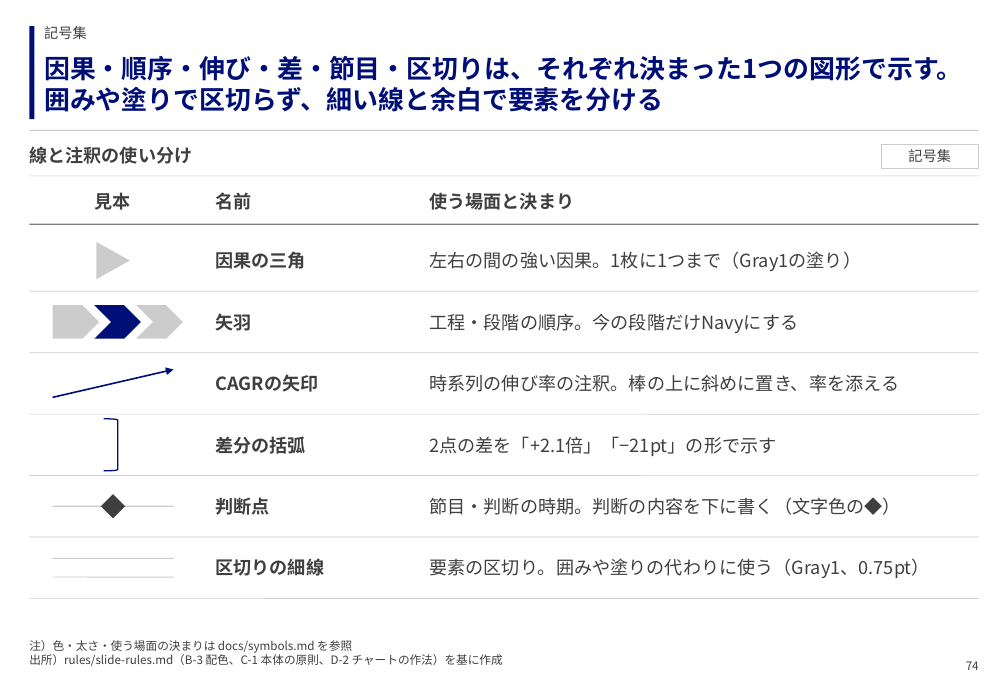
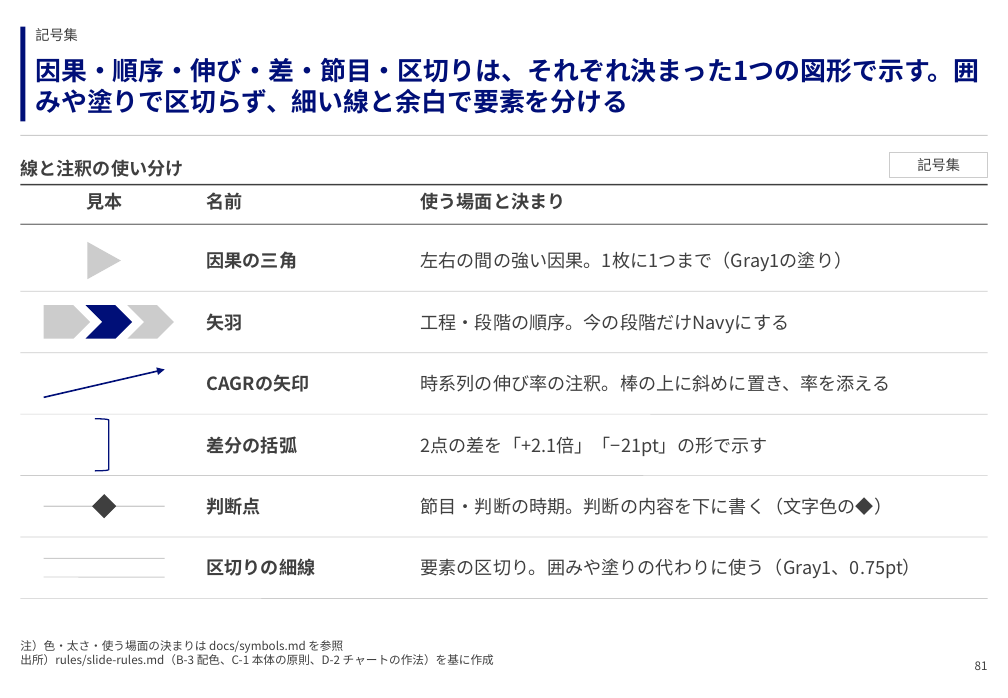
Before and after one commit to GontaHH/slide_builder, a slide deck: slide 81 of patterns/pattern-deck.pptx (slide 74 before the commit). Drawn at 1008x698 pixels with LibreOffice and Linux fonts; fonts in the diff are those of the drawing. Boxes give left, top, right and bottom in pixels: in the first picture for what was removed or moved away, otherwise in the second. Text is boxed around its words. In the diff, an @@ line names an element or a change of style, - is before the commit and + after.

```diff
--- a/patterns/pattern-deck.pptx
+++ b/patterns/pattern-deck.pptx
@@ 9 texts, 3 lines, 2 chevrons, 1 arrow, 1 right bracket, 1 diamond, 1 triangle, 1 pentagon arrow, 1 rectangle: place and size @@
-9 texts, 3 lines, 2 chevrons, 1 arrow, 1 right bracket, 1 diamond, 1 triangle, 1 pentagon arrow, 1 rectangle at box(29, 26, 503, 666)
+9 texts, 3 lines, 2 chevrons, 1 arrow, 1 right bracket, 1 diamond, 1 triangle, 1 pentagon arrow, 1 rectangle at box(20, 27, 494, 666)
@@ text "記号集": place and size @@
-text "記号集" at box(44, 26, 87, 39)
+text "記号集" at box(35, 28, 78, 41)
@@ text "因果・順序・伸び・差・節目・区切りは、それぞれ決まった1つの図形で示す。囲みや塗りで区切らず、細い線と余白で要素を分ける" rewrapped from box(44, 56, 962, 112) to box(35, 58, 979, 114) @@
@@ line moved from (30, 130) - (979, 130) to (20, 136) - (988, 136) @@
@@ text "線と注釈の使い分け": place and size @@
-text "線と注釈の使い分け" at box(29, 146, 192, 164)
+text "線と注釈の使い分け" at box(20, 159, 183, 177)
@@ text "線と注釈の使い分け" at box(20, 159, 183, 177): vertical alignment top to bottom @@
@@ rectangle "記号集": place and size @@
-rectangle "記号集" at box(881, 144, 979, 168)
+rectangle "記号集" at box(890, 153, 988, 177)
@@ line moved from (30, 176) - (979, 176) to (20, 184) - (988, 184) @@
@@ line (20, 184) - (988, 184): stroke #CCCCCC 0.5 pt to #3F3F3F 1.25 pt @@
@@ text "使う場面と決まり": place and size @@
-text "使う場面と決まり" at box(429, 192, 574, 210)
+text "使う場面と決まり" at box(421, 192, 566, 210)
@@ line moved from (30, 224) - (979, 224) to (20, 224) - (988, 224) @@
@@ text "左右の間の強い因果。1枚に1つまで（Gray1の塗り）": place and size @@
-text "左右の間の強い因果。1枚に1つまで（Gray1の塗り）" at box(429, 251, 861, 271)
+text "左右の間の強い因果。1枚に1つまで（Gray1の塗り）" at box(421, 251, 853, 271)
@@ line moved from (30, 291) - (979, 291) to (20, 291) - (988, 291) @@
@@ text "工程・段階の順序。今の段階だけNavyにする": place and size @@
-text "工程・段階の順序。今の段階だけNavyにする" at box(429, 314, 798, 333)
+text "工程・段階の順序。今の段階だけNavyにする" at box(421, 314, 790, 333)
@@ line moved from (30, 353) - (979, 353) to (20, 353) - (988, 353) @@
@@ text "時系列の伸び率の注釈。棒の上に斜めに置き、率を添える": place and size @@
-text "時系列の伸び率の注釈。棒の上に斜めに置き、率を添える" at box(429, 375, 899, 392)
+text "時系列の伸び率の注釈。棒の上に斜めに置き、率を添える" at box(421, 375, 891, 392)
@@ line moved from (30, 414) - (979, 414) to (20, 414) - (988, 414) @@
@@ text "2点の差を「+2.1倍」「−21pt」の形で示す": place and size @@
-text "2点の差を「+2.1倍」「−21pt」の形で示す" at box(429, 436, 776, 456)
+text "2点の差を「+2.1倍」「−21pt」の形で示す" at box(421, 436, 768, 456)
@@ line moved from (30, 476) - (979, 476) to (20, 476) - (988, 476) @@
@@ text "節目・判断の時期。判断の内容を下に書く（文字色の◆）": place and size @@
-text "節目・判断の時期。判断の内容を下に書く（文字色の◆）" at box(429, 497, 901, 515)
+text "節目・判断の時期。判断の内容を下に書く（文字色の◆）" at box(421, 497, 893, 515)
@@ line moved from (30, 537) - (979, 537) to (20, 537) - (988, 537) @@
@@ text "要素の区切り。囲みや塗りの代わりに使う（Gray1、0.75pt）": place and size @@
-text "要素の区切り。囲みや塗りの代わりに使う（Gray1、0.75pt）" at box(429, 558, 930, 578)
+text "要素の区切り。囲みや塗りの代わりに使う（Gray1、0.75pt）" at box(421, 558, 922, 578)
@@ line moved from (30, 598) - (979, 598) to (20, 598) - (988, 598) @@
@@ text removed at box(966, 661, 979, 670) @@
-74
@@ text added at box(975, 661, 988, 670), 9 pt, text #3F3F3F @@
+81
```
Also in this commit, not shown: 74 other slides changed, 37 slides added, 30 slides removed, 18 other files.
